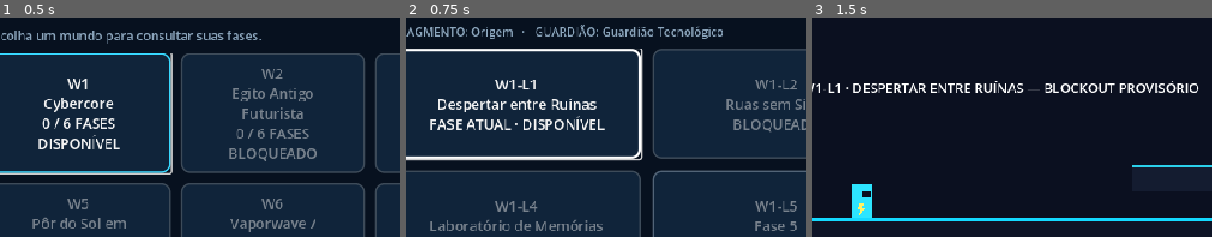
Above: before the commit, frames 1-3 (left to right).
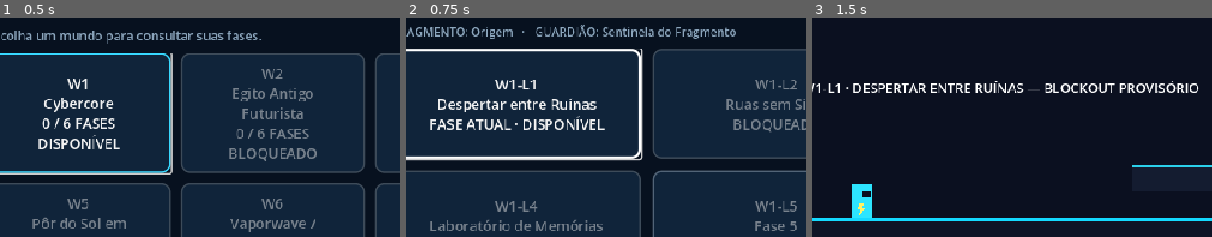
Above: after the commit, the same moments.

Repository: jyanzy19-yml/new-bolt-aventura
Game: Godot game, scene res://scenes/ui/phase_selection.tscn
The game is run twice, just before and just after one commit, with the same random seed, the same clock (stepped at 60 frames per second) and the same inputs. This scene is started directly instead of the project's main scene.
Inputs:
- Up to frame 1 (0.5 s): no input
- Up to frame 2 (0.75 s): click "W1 Cybercore 0 / 6 FASES DISP…" at 0.5 s
- Up to frame 3 (1.5 s): click "W1-L1 Despertar entre Ruínas …" at 1.25 s
The pictures show only the part of the screen within x 4-54%, y 9-59%; the shares and areas given below are measured in that part.

Frame 1 is identical in both runs. In frame 2, 0.9% of the frame differs, in the area x 49-83%, y 3-10%; in frame 3, nothing differs.

Commit message:
fix(campaign): align W1 guardian title with master atlas

Diff:
--- a/scripts/campaign/campaign_catalog.gd
+++ b/scripts/campaign/campaign_catalog.gd
@@ -9,7 +9,7 @@
 ]
 const FRAGMENT_NAMES: Array[String] = ["Origem", "Memória", "Verdade", "Sombra", "Luz", "Ilusão", "Equilíbrio"]
 const GUARDIAN_TITLES: Array[String] = [
-	"Guardião Tecnológico", "Guardião Ancestral das Pirâmides", "Mestre das Sombras",
+	"Sentinela do Fragmento", "Guardião Ancestral das Pirâmides", "Mestre das Sombras",
 	"Rei Esquecido", "Guardião da Coroa", "Ilusionista Supremo", "Guardião do Inverno",
 ]
 const PHASE_TITLES: Dictionary = {
